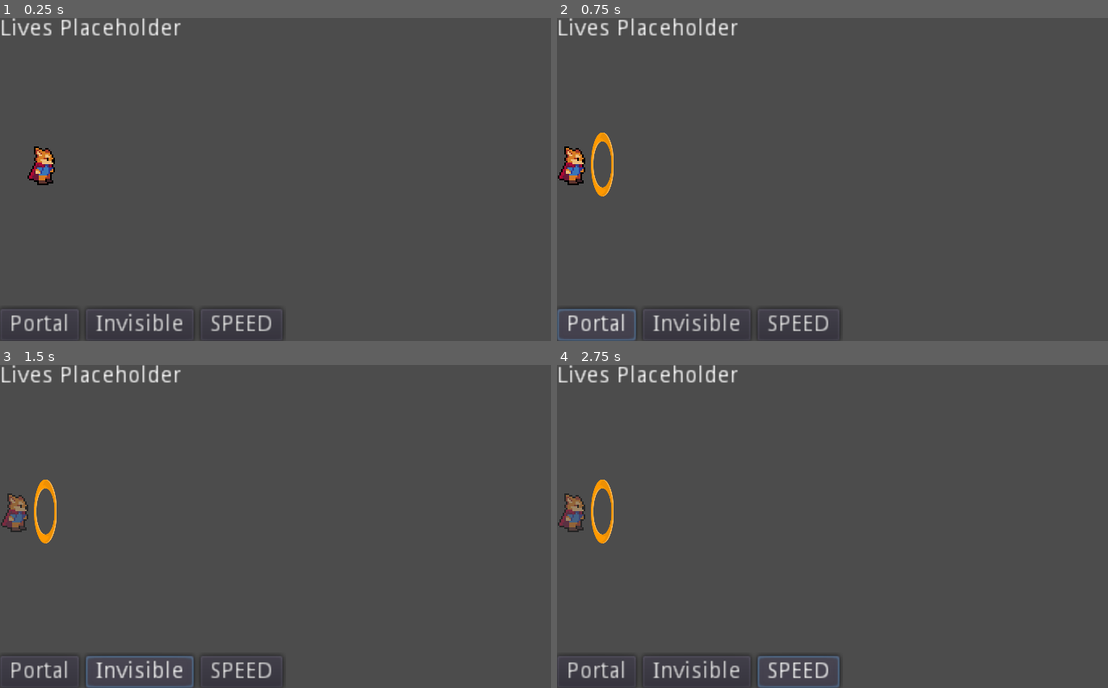
Above: before the commit, frames 1-4 (two rows, left to right).
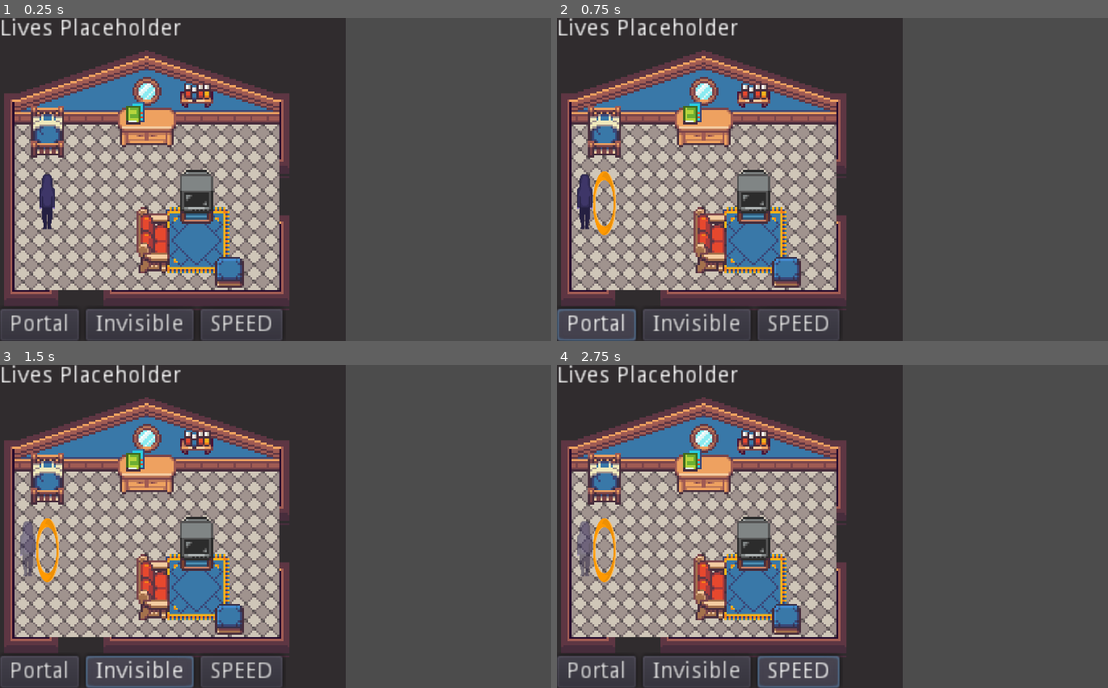
Above: after the commit, the same moments.

Repository: JayTheDaniels/The-Astral-Project
Game: Godot game, scene res://Src/Levels/Level_Base.tscn
Same seed, same stepped clock (60 frames per second), same inputs: the game is played once before the commit and once after it.
Inputs:
- Up to frame 1 (0.25 s): no input
- Up to frame 2 (0.75 s): click "Portal" at 0.5 s
- Up to frame 3 (1.5 s): click "Invisible" at 1.25 s
- Up to frame 4 (2.75 s): click "SPEED" at 2 s

The runs differ from the first frame. In frame 1, 52% of the frame differs, in the area x 0-63%, y 0-100%; in frame 2, 52%; in frame 3, 52%; in frame 4, 52%.

Commit message:
Replaced placeholder images
Added character sprite, bedroom background, directional animations, and basic room collision boundaries

Diff:
--- a/Src/Code/Player.gd
+++ b/Src/Code/Player.gd
@@ -13,9 +13,9 @@
 #var stats = PlayerStats
 
 #ONREADY VARIABLES (load when game starts)
-#onready var animationPlayer = $AnimationPlayer
-#onready var animationTree = $AnimationTree
-#onready var animationState = animationTree.get("parameters/playback")
+onready var animationPlayer = $AnimationPlayer
+onready var animationTree = $AnimationTree
+onready var animationState = animationTree.get("parameters/playback")
 
 func _ready():
 	pass
@@ -31,8 +31,12 @@
 	input_vector = input_vector.normalized()
 
 	if input_vector != Vector2.ZERO:
+		animationTree.set("parameters/Idle/blend_position", input_vector)
+		animationTree.set("parameters/Walk/blend_position", input_vector)
+		animationState.travel("Walk")
 		velocity = velocity.move_toward(input_vector * MAX_SPEED, ACCELERATION * delta)
 	else:
+		animationState.travel("Idle")
 		velocity = velocity.move_toward(Vector2.ZERO, FRICTION * delta)
 
 	move()
--- a/Src/Game Objects/Player.tscn
+++ b/Src/Game Objects/Player.tscn
@@ -1,13 +1,212 @@
-[gd_scene load_steps=5 format=2]
+[gd_scene load_steps=27 format=2]
 
 [ext_resource path="res://Src/Code/Player.gd" type="Script" id=1]
-[ext_resource path="res://Assets/Player.png" type="Texture" id=2]
+[ext_resource path="res://Assets/YouPlayer.png" type="Texture" id=2]
 
 [sub_resource type="CapsuleShape2D" id=1]
-height = 9.63523
+radius = 5.1572
+height = 24.5882
 
 [sub_resource type="CircleShape2D" id=2]
-radius = 18.7785
+radius = 19.9308
+
+[sub_resource type="Animation" id=3]
+resource_name = "IdleDown"
+length = 0.1
+loop = true
+tracks/0/type = "value"
+tracks/0/path = NodePath("Sprite:frame")
+tracks/0/interp = 1
+tracks/0/loop_wrap = true
+tracks/0/imported = false
+tracks/0/enabled = true
+tracks/0/keys = {
+"times": PoolRealArray( 0 ),
+"transitions": PoolRealArray( 1 ),
+"update": 1,
+"values": [ 12 ]
+}
+
+[sub_resource type="Animation" id=4]
+resource_name = "IdleLeft"
+length = 0.1
+loop = true
+tracks/0/type = "value"
+tracks/0/path = NodePath("Sprite:frame")
+tracks/0/interp = 1
+tracks/0/loop_wrap = true
+tracks/0/imported = false
+tracks/0/enabled = true
+tracks/0/keys = {
+"times": PoolRealArray( 0 ),
+"transitions": PoolRealArray( 1 ),
+"update": 1,
+"values": [ 9 ]
+}
+
+[sub_resource type="Animation" id=5]
+resource_name = "IdleRight"
+length = 0.1
+loop = true
+tracks/0/type = "value"
+tracks/0/path = NodePath("Sprite:frame")
+tracks/0/interp = 1
+tracks/0/loop_wrap = true
+tracks/0/imported = false
+tracks/0/enabled = true
+tracks/0/keys = {
+"times": PoolRealArray( 0 ),
+"transitions": PoolRealArray( 1 ),
+"update": 1,
+"values": [ 0 ]
+}
+
+[sub_resource type="Animation" id=6]
+resource_name = "IdleUp"
+length = 0.1
+loop = true
+tracks/0/type = "value"
+tracks/0/path = NodePath("Sprite:frame")
+tracks/0/interp = 1
+tracks/0/loop_wrap = true
+tracks/0/imported = false
+tracks/0/enabled = true
+tracks/0/keys = {
+"times": PoolRealArray( 0 ),
+"transitions": PoolRealArray( 1 ),
+"update": 1,
+"values": [ 5 ]
+}
+
+[sub_resource type="Animation" id=7]
+resource_name = "WalkDown"
+length = 0.8
+loop = true
+tracks/0/type = "value"
+tracks/0/path = NodePath("Sprite:frame")
+tracks/0/interp = 1
+tracks/0/loop_wrap = true
+tracks/0/imported = false
+tracks/0/enabled = true
+tracks/0/keys = {
+"times": PoolRealArray( 0, 0.2, 0.4, 0.6 ),
+"transitions": PoolRealArray( 1, 1, 1, 1 ),
+"update": 1,
+"values": [ 12, 13, 14, 15 ]
+}
+
+[sub_resource type="Animation" id=8]
+resource_name = "WalkLeft"
+length = 0.8
+loop = true
+tracks/0/type = "value"
+tracks/0/path = NodePath("Sprite:frame")
+tracks/0/interp = 1
+tracks/0/loop_wrap = true
+tracks/0/imported = false
+tracks/0/enabled = true
+tracks/0/keys = {
+"times": PoolRealArray( 0, 0.2, 0.4, 0.6 ),
+"transitions": PoolRealArray( 1, 1, 1, 1 ),
+"update": 1,
+"values": [ 8, 9, 10, 11 ]
+}
+
+[sub_resource type="Animation" id=9]
+resource_name = "WalkRight"
+length = 0.8
+loop = true
+tracks/0/type = "value"
+tracks/0/path = NodePath("Sprite:frame")
+tracks/0/interp = 1
+tracks/0/loop_wrap = true
+tracks/0/imported = false
+tracks/0/enabled = true
+tracks/0/keys = {
+"times": PoolRealArray( 0, 0.2, 0.4, 0.6 ),
+"transitions": PoolRealArray( 1, 1, 1, 1 ),
+"update": 1,
+"values": [ 0, 1, 2, 3 ]
+}
+
+[sub_resource type="Animation" id=10]
+resource_name = "WalkUp"
+length = 0.8
+loop = true
+tracks/0/type = "value"
+tracks/0/path = NodePath("Sprite:frame")
+tracks/0/interp = 1
+tracks/0/loop_wrap = true
+tracks/0/imported = false
+tracks/0/enabled = true
+tracks/0/keys = {
+"times": PoolRealArray( 0, 0.2, 0.4, 0.6 ),
+"transitions": PoolRealArray( 1, 1, 1, 1 ),
+"update": 1,
+"values": [ 4, 5, 6, 7 ]
+}
+
+[sub_resource type="AnimationNodeAnimation" id=11]
+animation = "IdleLeft"
+
+[sub_resource type="AnimationNodeAnimation" id=12]
+animation = "IdleDown"
+
+[sub_resource type="AnimationNodeAnimation" id=13]
+animation = "IdleRight"
+
+[sub_resource type="AnimationNodeAnimation" id=14]
+animation = "IdleUp"
+
+[sub_resource type="AnimationNodeBlendSpace2D" id=15]
+blend_point_0/node = SubResource( 11 )
+blend_point_0/pos = Vector2( -1, 0 )
+blend_point_1/node = SubResource( 12 )
+blend_point_1/pos = Vector2( 0, 1 )
+blend_point_2/node = SubResource( 13 )
+blend_point_2/pos = Vector2( 1, 0 )
+blend_point_3/node = SubResource( 14 )
+blend_point_3/pos = Vector2( 0, -1.1 )
+min_space = Vector2( -1, -1.1 )
+max_space = Vector2( 1, 1.1 )
+
+[sub_resource type="AnimationNodeAnimation" id=16]
+animation = "WalkLeft"
+
+[sub_resource type="AnimationNodeAnimation" id=17]
+animation = "WalkDown"
+
+[sub_resource type="AnimationNodeAnimation" id=18]
+animation = "WalkRight"
+
+[sub_resource type="AnimationNodeAnimation" id=19]
+animation = "WalkUp"
+
+[sub_resource type="AnimationNodeBlendSpace2D" id=20]
+blend_point_0/node = SubResource( 16 )
+blend_point_0/pos = Vector2( -1, 0 )
+blend_point_1/node = SubResource( 17 )
+blend_point_1/pos = Vector2( 0, 1 )
+blend_point_2/node = SubResource( 18 )
+blend_point_2/pos = Vector2( 1, 0 )
+blend_point_3/node = SubResource( 19 )
+blend_point_3/pos = Vector2( 0, -1.1 )
+min_space = Vector2( -1, -1.1 )
+max_space = Vector2( 1, 1.1 )
+
+[sub_resource type="AnimationNodeStateMachineTransition" id=21]
+
+[sub_resource type="AnimationNodeStateMachineTransition" id=22]
+
+[sub_resource type="AnimationNodeStateMachine" id=23]
+states/Idle/node = SubResource( 15 )
+states/Idle/position = Vector2( 177.5, 74.5 )
+states/Walk/node = SubResource( 20 )
+states/Walk/position = Vector2( 400, 76.25 )
+transitions = [ "Idle", "Walk", SubResource( 21 ), "Walk", "Idle", SubResource( 22 ) ]
+start_node = "Idle"
+
+[sub_resource type="AnimationNodeStateMachinePlayback" id=24]
 
 [node name="Player" type="KinematicBody2D"]
 script = ExtResource( 1 )
@@ -21,7 +220,28 @@
 shape = SubResource( 2 )
 
 [node name="Sprite" type="Sprite" parent="."]
+position = Vector2( 0, 0.294 )
+scale = Vector2( 0.5, 0.5 )
 texture = ExtResource( 2 )
-hframes = 60
+hframes = 16
+frame = 5
+
+[node name="AnimationPlayer" type="AnimationPlayer" parent="."]
+anims/IdleDown = SubResource( 3 )
+anims/IdleLeft = SubResource( 4 )
+anims/IdleRight = SubResource( 5 )
+anims/IdleUp = SubResource( 6 )
+anims/WalkDown = SubResource( 7 )
+anims/WalkLeft = SubResource( 8 )
+anims/WalkRight = SubResource( 9 )
+anims/WalkUp = SubResource( 10 )
+
+[node name="AnimationTree" type="AnimationTree" parent="."]
+tree_root = SubResource( 23 )
+anim_player = NodePath("../AnimationPlayer")
+active = true
+parameters/playback = SubResource( 24 )
+parameters/Idle/blend_position = Vector2( -0.000936329, -0.00472105 )
+parameters/Walk/blend_position = Vector2( -0.000936329, 0 )
 [connection signal="body_entered" from="Detection" to="." method="_on_Detection"]
 [connection signal="body_exited" from="Detection" to="." method="_off_Detection"]
--- a/Src/Levels/Level_Base.tscn
+++ b/Src/Levels/Level_Base.tscn
@@ -1,11 +1,34 @@
-[gd_scene load_steps=3 format=2]
+[gd_scene load_steps=4 format=2]
 
 [ext_resource path="res://Src/Game Objects/Player.tscn" type="PackedScene" id=1]
+[ext_resource path="res://Assets/bedroom3_realworld.png" type="Texture" id=2]
 [ext_resource path="res://Src/UI/UI.tscn" type="PackedScene" id=4]
 
 [node name="Level_Base" type="Node2D"]
 
+[node name="TextureRect" type="TextureRect" parent="."]
+margin_left = -32.0
+margin_top = -16.0
+margin_right = 1504.0
+margin_bottom = 1392.0
+rect_scale = Vector2( 0.16, 0.16 )
+texture = ExtResource( 2 )
+__meta__ = {
+"_edit_use_anchors_": false
+}
+
 [node name="Player" parent="." instance=ExtResource( 1 )]
-position = Vector2( 28.1516, 90.6559 )
+position = Vector2( 29.4512, 114.691 )
 
 [node name="UI" parent="." instance=ExtResource( 4 )]
+
+[node name="StaticBody2D" type="StaticBody2D" parent="."]
+
+[node name="CollisionPolygon2D" type="CollisionPolygon2D" parent="StaticBody2D"]
+polygon = PoolVector2Array( 8, 168, 136, 168, 136, 152, 152, 152, 152.337, 168, 176, 168, 176, 40, 104, 40, 104, 56, 72, 64, 72, 40, 40, 40, 40, 64, 24, 64, 24, 40, 8, 40, 0, -16, 216, -16, 216, 208, -32, 208, -32, -16, 0, -16, 0, -16, 8, 40 )
+
+[node name="StaticBody2D2" type="StaticBody2D" parent="."]
+position = Vector2( 104, 160 )
+
+[node name="CollisionPolygon2D" type="CollisionPolygon2D" parent="StaticBody2D2"]
+polygon = PoolVector2Array( 0, -32, -16, -32, -16, -40, 8, -40, 8, -64, 24, -64, 24, -48, 0, -40 )
Binary file added: Assets/YouPlayer.png
Not shown, added: Assets/YouPlayer.png.import
Binary file added: Assets/bathroom2_realworld.png
Not shown, added: Assets/bathroom2_realworld.png.import
Binary file added: Assets/bedroom3_realworld.png
Not shown, added: Assets/bedroom3_realworld.png.import
Binary file added: Assets/hallway3_realworld.png
Not shown, added: Assets/hallway3_realworld.png.import
Binary file added: Assets/livingroom3_realworld.png
Not shown, added: Assets/livingroom3_realworld.png.import
Binary file added: Assets/office4_realworld.png
Not shown, added: Assets/office4_realworld.png.import
(and 3 more such lines)
